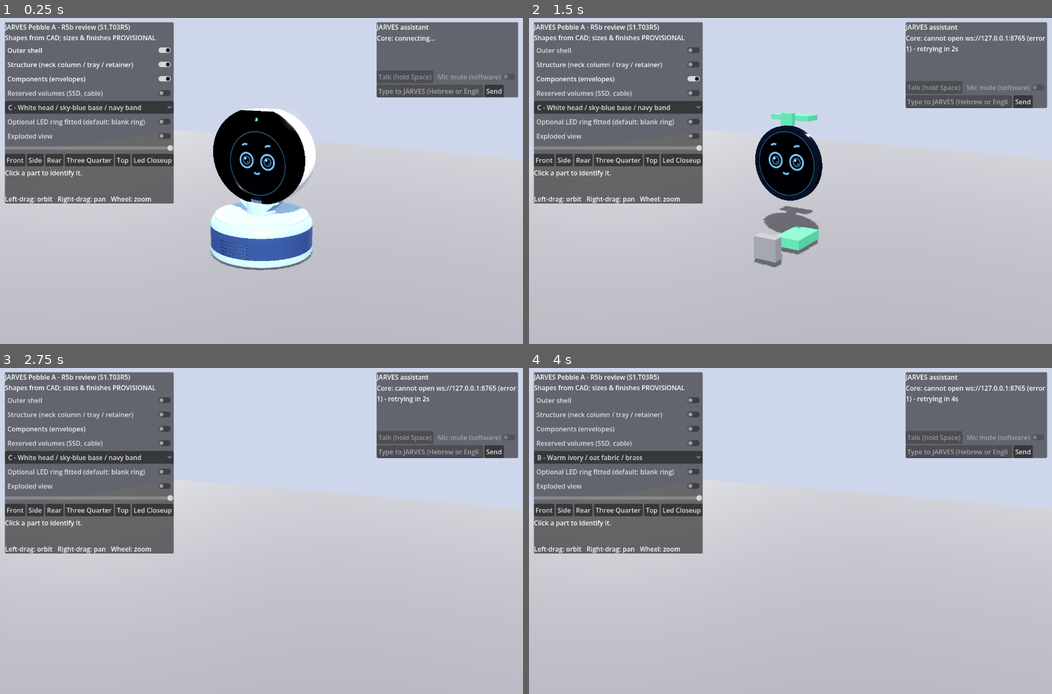
Above: before the commit, frames 1-4 (two rows, left to right).
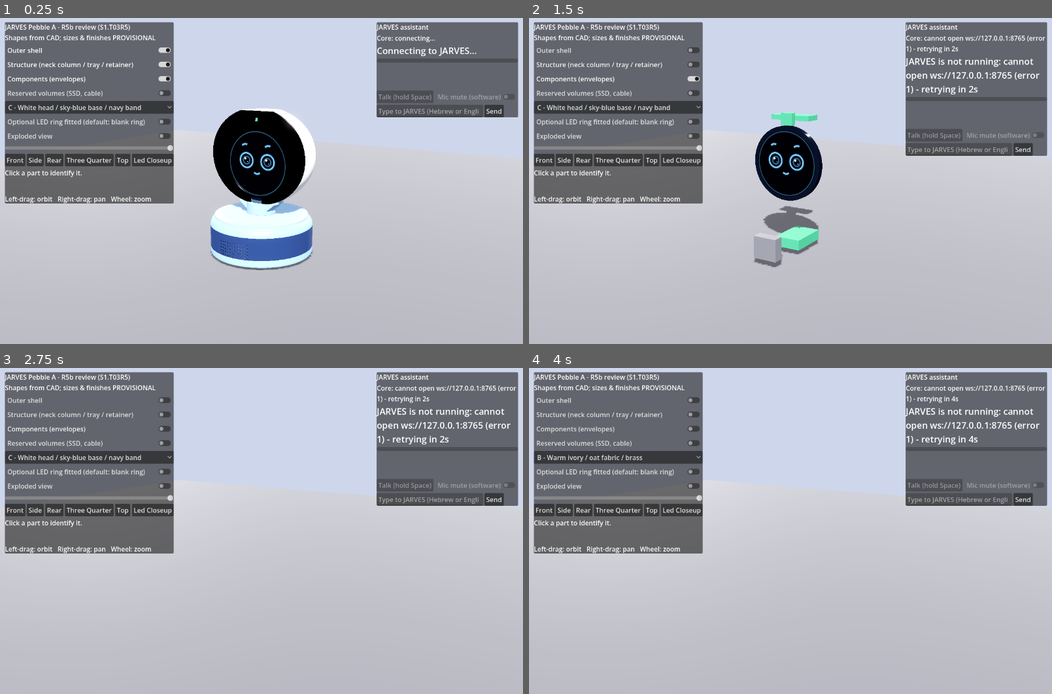
Above: after the commit, the same moments.

Repository: Jarvis-igerman-ai/jarves
Game: Godot game, scene res://main.tscn
Two runs of this game, one before a commit and one after it. Both use one fixed random seed, a clock stepped at 60 frames per second and the inputs below.
Inputs:
- Up to frame 1 (0.25 s): no input
- Up to frame 2 (1.5 s): click "Outer shell" at 0.5 s; click "Structure (neck column / tray…" at 1.25 s
- Up to frame 3 (2.75 s): click "Components (envelopes)" at 2 s
- Up to frame 4 (4 s): click "C - White head / sky-blue bas…" at 2.75 s; click "Exploded view" at 3.5 s

The runs differ from the first frame. In frame 1, 3.2% of the frame differs, in the area x 72-100%, y 9-31%; in frame 2, 5.5%, in the area x 71-100%, y 12-43%; in frame 3, 5.5%; in frame 4, 5.5%.

Commit message:
ui+core: greeting on start, live activity line + mic level bar, silent-mic warning (user feedback)
Co-Authored-By: Claude Opus 5.5 <noreply@anthropic.com>

Diff:
--- a/godot/face/assistant_ui.gd
+++ b/godot/face/assistant_ui.gd
@@ -9,6 +9,9 @@
 var face: Control                 # face.gd instance to drive (set by the owner)
 var status_lbl: Label
 var caption: Label
+var activity: Label              # big, plain-language "what is JARVES doing now"
+var level_bar: ProgressBar       # live microphone level while listening
+var _level_seen := 0.0
 var entry: LineEdit
 var talk_btn: Button
 var mute_chk: CheckButton
@@ -34,6 +37,19 @@
 	status_lbl.custom_minimum_size = Vector2(330, 0)
 	status_lbl.autowrap_mode = TextServer.AUTOWRAP_WORD_SMART
 	box.add_child(status_lbl)
+	activity = Label.new()
+	activity.text = "Connecting to JARVES..."
+	activity.add_theme_font_size_override("font_size", 22)
+	activity.custom_minimum_size = Vector2(330, 0)
+	activity.autowrap_mode = TextServer.AUTOWRAP_WORD_SMART
+	activity.text_direction = Control.TEXT_DIRECTION_AUTO
+	box.add_child(activity)
+	level_bar = ProgressBar.new()
+	level_bar.max_value = 1.0
+	level_bar.show_percentage = false
+	level_bar.custom_minimum_size = Vector2(330, 10)
+	level_bar.tooltip_text = "Microphone level"
+	box.add_child(level_bar)
 	caption = Label.new()
 	caption.custom_minimum_size = Vector2(330, 60)
 	caption.autowrap_mode = TextServer.AUTOWRAP_WORD_SMART
@@ -106,6 +122,7 @@
 	_set_controls(connected)
 	if not connected:
 		status_lbl.text = "Core: " + detail
+		activity.text = "JARVES is not running: " + detail
 		if face:
 			face.set_state("idle")
 
@@ -115,12 +132,19 @@
 		"face.set_state":
 			if face:
 				face.set_state(p.get("state", "idle"))
+			_show_activity(str(p.get("state", "idle")))
+		"assistant.activity":
+			activity.text = str(p.get("text", ""))
+		"mic.level":
+			level_bar.value = float(p.get("level", 0.0))
+			_level_seen = Time.get_ticks_msec()
 		"assistant.text":
 			caption.text = "JARVES: " + str(p.get("text", ""))
 		"user.transcript":
 			caption.text = "You: " + str(p.get("text", ""))
 		"error":
 			caption.text = "! %s: %s %s" % [p.get("code", ""), p.get("message", ""), p.get("action", "")]
+			activity.text = "Problem: %s. %s" % [p.get("message", ""), p.get("action", "")]
 		"confirm.request":
 			_confirm_id = str(p.get("id", ""))
 			confirm.dialog_text = str(p.get("prompt", "Confirm?"))
@@ -128,6 +152,25 @@
 		"status":
 			last_status = p
 			_show_status(p)
+
+
+const ACTIVITY := {
+	"idle": "Ready. Say \"Hey Jarvis\", hold Space, or type.",
+	"listening": "Listening... speak now",
+	"thinking": "Thinking...",
+	"speaking": "Speaking",
+	"happy": "Done",
+	"error": "Something went wrong (see below)",
+}
+
+
+func _show_activity(state: String) -> void:
+	if state == "idle" and last_status.get("voice_mode", "") in ["live", "realtime"] and last_status.get("live_session", false):
+		activity.text = "Conversation on: just talk. Tap Talk to end."
+	else:
+		activity.text = ACTIVITY.get(state, state)
+	if state != "listening" and Time.get_ticks_msec() - _level_seen > 500:
+		level_bar.value = 0.0
 
 
 func _show_status(p: Dictionary) -> void:
Not shown, changed: core/src/jarves/app.py
Not shown, changed: core/src/jarves/config.py
Not shown, changed: core/tests/conftest.py
Not shown, changed: core/tests/test_core.py
